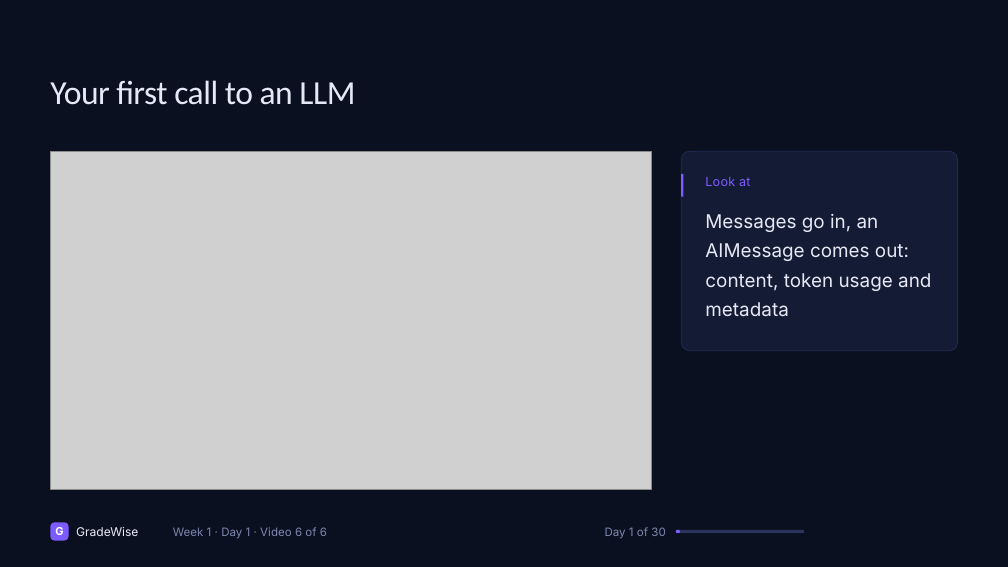
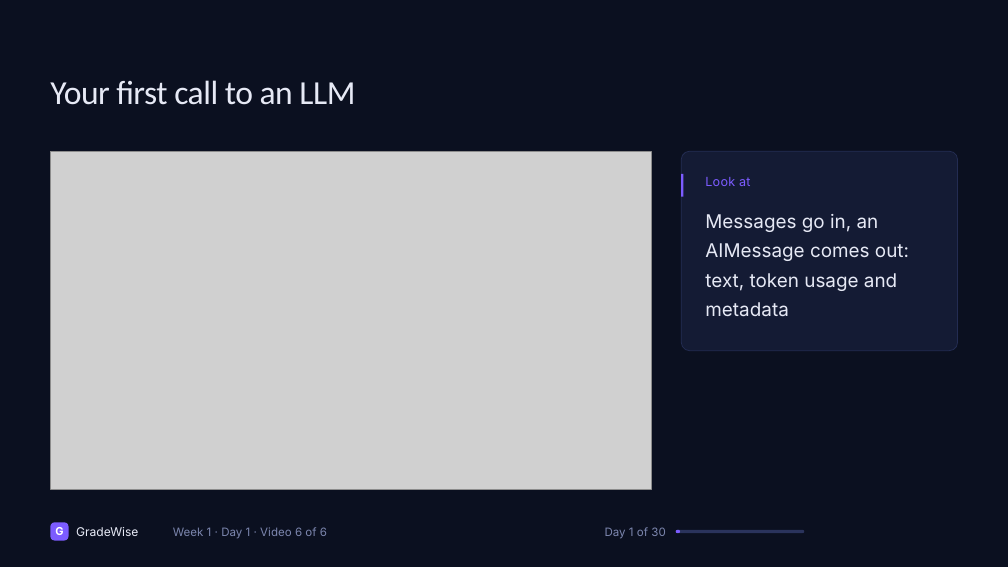
Before and after one commit to jainakshat15/agentic-rag-gradewise, a slide deck: slide 92 of slides/source/week_1.pptx (slide 90 before the commit). Drawn at 1008x567 pixels with LibreOffice and Linux fonts; fonts in the diff are those of the drawing; grey boxes stand for pictures. Boxes give left, top, right and bottom in pixels: in the first picture for what was removed or moved away, otherwise in the second. Text is boxed around its words. In the diff, an @@ line names an element or a change of style, - is before the commit and + after.

```diff
--- a/slides/source/week_1.pptx
+++ b/slides/source/week_1.pptx
@@ text at (x1=705, y1=214, x2=909, y2=317): text changed @@
-Messages go in, an AIMessage comes out: content, token usage and metadata
+Messages go in, an AIMessage comes out: text, token usage and metadata
```
Also in this commit, not shown: 18 other slides changed, 3 slides added, 1 slide removed, 7 other files.
